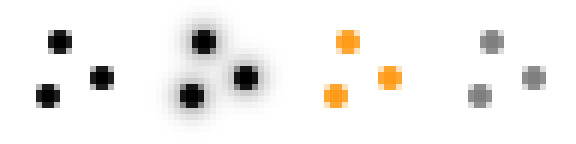
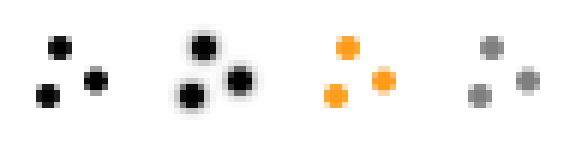
Comparing the layer stacks of the two (576, 144) images. Changes:
painted on "#0", masked it over [left=48, top=30, right=114, bottom=96]
painted on "#1", masked it over [left=156, top=6, right=282, bottom=132]
painted on "#2", masked it over [left=336, top=30, right=402, bottom=96]
painted on "#3", masked it over [left=480, top=30, right=546, bottom=96]
